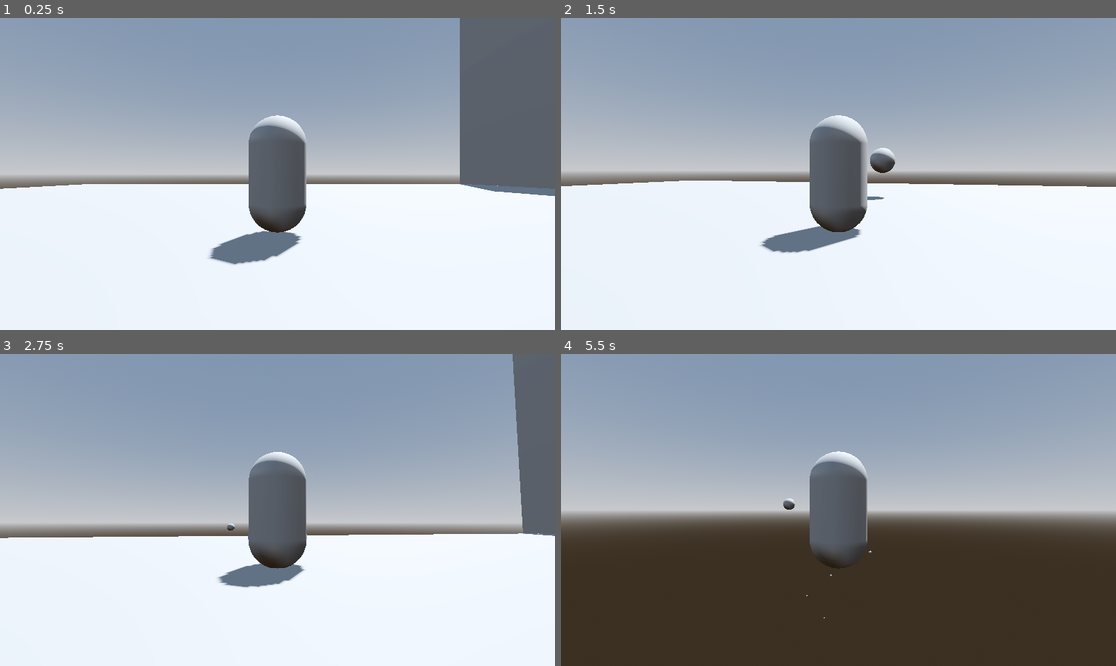
Above: before the commit, frames 1-4 (two rows, left to right).
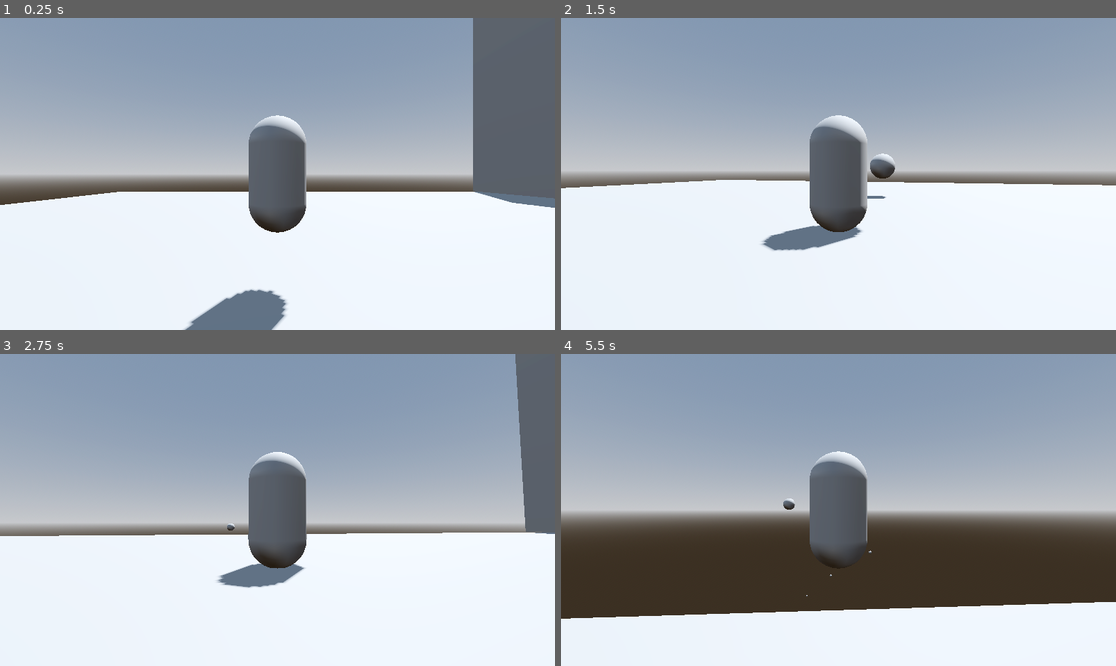
Above: after the commit, the same moments.

Repository: devMatkinson/3d-Godot-game
Game: Godot game, scene res://world.tscn
Two runs of this game, one before a commit and one after it. Both use one fixed random seed, a clock stepped at 60 frames per second and the inputs below.
Inputs (mouse positions are in pixels of both pictures, inside the frame that each line leads up to):
- Up to frame 1 (0.25 s): no input
- Up to frame 2 (1.5 s): tap Enter (ui_accept) at 0.5, 0.77 s; move the mouse to (866, 174) at 0.52 s; hold W (ui_up) from 0.53 s (still down); click (866, 174) at 0.6 s; move the mouse to (810, 174) at 1.27 s; click (810, 174) at 1.35 s
- Up to frame 3 (2.75 s): keep holding W (ui_up); tap Enter (ui_accept) at 1.52 s; move the mouse to (288, 503) at 2.02 s; click (288, 503) at 2.1 s
- Up to frame 4 (5.5 s): keep holding W (ui_up); move the mouse to (832, 516) at 2.77 s; click (832, 516) at 2.85 s; tap Enter (ui_accept) at 3.02, 3.77, 4.52 s; move the mouse to (877, 513) at 3.52 s; click (877, 513) at 3.6 s; move the mouse to (794, 506) at 4.27 s; click (794, 506) at 4.35 s; move the mouse to (844, 510) at 5.02 s; click (844, 510) at 5.1 s

The runs differ from the first frame. In frame 1, 7.0% of the frame differs, in the area x 0-100%, y 0-100%; in frame 2, 1.0%; in frame 3, 0.8%; in frame 4, 18%, in the area x 0-100%, y 79-100%.

Commit message:
more work on enemy

Diff:
--- a/ball.tscn
+++ b/ball.tscn
@@ -1,10 +1,13 @@
-[gd_scene load_steps=4 format=3 uid="uid://cthf7w1rb3657"]
+[gd_scene load_steps=5 format=3 uid="uid://cthf7w1rb3657"]
 
 [ext_resource type="Script" path="res://RigidBody3D.gd" id="1_uy3bm"]
 
 [sub_resource type="SphereMesh" id="SphereMesh_6ntd2"]
 
 [sub_resource type="SphereShape3D" id="SphereShape3D_t1rim"]
+
+[sub_resource type="SphereShape3D" id="SphereShape3D_sr2vc"]
+radius = 1.0
 
 [node name="Bullet" type="RigidBody3D"]
 script = ExtResource("1_uy3bm")
@@ -14,3 +17,8 @@
 
 [node name="CollisionShape3D" type="CollisionShape3D" parent="."]
 shape = SubResource("SphereShape3D_t1rim")
+
+[node name="Area3D" type="Area3D" parent="." groups=["Bullet"]]
+
+[node name="CollisionShape3D" type="CollisionShape3D" parent="Area3D"]
+shape = SubResource("SphereShape3D_sr2vc")
--- a/enemy.gd
+++ b/enemy.gd
@@ -23,8 +23,15 @@
 
 
 func _on_hitbox_area_entered(body):
-	if body.is_in_root("Bullet"):
+	if body.is_in_group("Bullet"):
 		health -=1
-	if health <= 0:
-		queue_free()
+		if health <= 0:
+			queue_free()
 	pass # Replace with function body.
+
+
+func _on_player_detect_area_entered(area):
+	if area.is_in_group("Player"):
+		player = area
+		player_detected = true
+	pass # Replace with function body.
--- a/enemy.tscn
+++ b/enemy.tscn
@@ -7,6 +7,8 @@
 [sub_resource type="CapsuleShape3D" id="CapsuleShape3D_23bvw"]
 
 [sub_resource type="CapsuleShape3D" id="CapsuleShape3D_pwv1r"]
+radius = 0.705526
+height = 2.36805
 
 [sub_resource type="CapsuleShape3D" id="CapsuleShape3D_6td3n"]
 
@@ -30,3 +32,4 @@
 shape = SubResource("CapsuleShape3D_6td3n")
 
 [connection signal="area_entered" from="Hitbox" to="." method="_on_hitbox_area_entered"]
+[connection signal="area_entered" from="PlayerDetect" to="." method="_on_player_detect_area_entered"]
--- a/node_3d.tscn
+++ b/node_3d.tscn
@@ -30,7 +30,6 @@
 transform = Transform3D(0.389907, 0.0813851, 0.917251, 0.016562, 0.995306, -0.0953509, -0.920705, 0.0523694, 0.386728, 0, 0, 0)
 
 [node name="MeshInstance3D" type="MeshInstance3D" parent="."]
-transform = Transform3D(1, 0, 0, 0, 1, 0, 0, 0, 1, 0, 0, 0)
 mesh = SubResource("CapsuleMesh_yw86l")
 
 [node name="Marker3D" type="Marker3D" parent="MeshInstance3D"]
--- a/player.gd
+++ b/player.gd
@@ -20,10 +20,10 @@
 	# Handle jump.
 	if Input.is_action_just_pressed("ui_accept") and is_on_floor():
 		velocity.y = JUMP_VELOCITY
-	if Input.is_action_just_pressed("Shoot"):
-		var object_instance = object_class.instantiate()
-		var root = get_tree().get_root().get_node("World")
-		root.add_child(object_instance)
+	#if Input.is_action_just_pressed("Shoot"):
+		#var object_instance = object_class.instantiate()
+		#var root = get_tree().get_root().get_node("World")
+		#root.add_child(object_instance)
 
 	# Get the input direction and handle the movement/deceleration.
 	# As good practice, you should replace UI actions with custom gameplay actions.
--- a/world.tscn
+++ b/world.tscn
@@ -1,6 +1,7 @@
-[gd_scene load_steps=12 format=3 uid="uid://d0toijv20cpgd"]
+[gd_scene load_steps=13 format=3 uid="uid://d0toijv20cpgd"]
 
 [ext_resource type="PackedScene" uid="uid://dc82hbvarpijh" path="res://node_3d.tscn" id="1_v74uh"]
+[ext_resource type="PackedScene" uid="uid://ddi5xtu2btwed" path="res://enemy.tscn" id="2_1y10k"]
 
 [sub_resource type="ProceduralSkyMaterial" id="ProceduralSkyMaterial_wh5hq"]
 sky_horizon_color = Color(0.64625, 0.65575, 0.67075, 1)
@@ -45,7 +46,7 @@
 shadow_enabled = true
 
 [node name="Node3D" parent="." instance=ExtResource("1_v74uh")]
-transform = Transform3D(1, 0, 0, 0, 1, 0, 0, 0, 1, 0, 0.845126, 0)
+transform = Transform3D(1, 0, 0, 0, 1, 0, 0, 0, 1, -2.62699, 1.73, 1.43147)
 
 [node name="MeshInstance3D" type="MeshInstance3D" parent="."]
 transform = Transform3D(1, 0, 0, 0, -4.37114e-08, -1, 0, 1, -4.37114e-08, 0, -1.04633, 0)
@@ -74,3 +75,6 @@
 
 [node name="CollisionShape3D" type="CollisionShape3D" parent="MeshInstance3D3/StaticBody3D"]
 shape = SubResource("ConcavePolygonShape3D_1i6do")
+
+[node name="Enemy" parent="." instance=ExtResource("2_1y10k")]
+transform = Transform3D(1, 0, 0, 0, 1, 0, 0, 0, 1, 7.98608, 0.663439, 9.84111)
